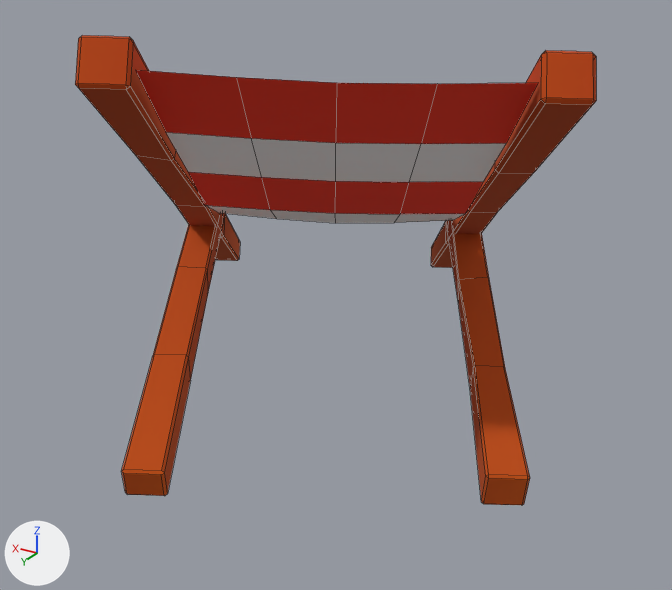
An edit to the FBX model Assets/Art/Models/Outside/Props/BeachChair.fbx, drawn before and after from the same camera.
Camera for both pictures: a 50 mm camera at (-1.009, 1.659, 0.979) aimed at (-0.073, 0.099, 0.199). Arrows for +X, +Y and +Z are at lower left; the lights stay in place. Mesh edges are drawn as thin lines. Objects named as collision shapes, trigger or cutter boxes, shadow casters or lower levels of detail are left out. Where no turn or scale is listed for an object, it has been applied to the vertices.

The first picture shows 'BeachChari_LOD0'.
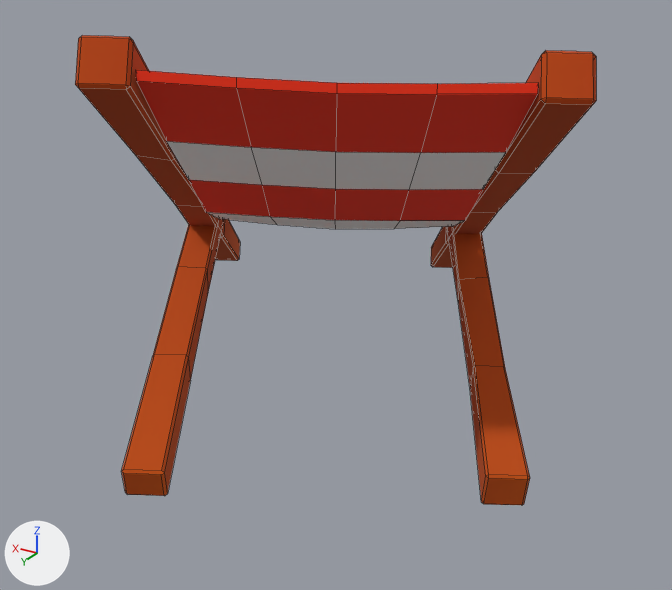
Pixel boxes [x1, y1, x2, y2] of what changed, in the pictures (672 x 590 px):
part 1 of me_cube_008, added: after [135, 70, 538, 229]

What the commit changed:
me_cube_008 is used by ob_beachchari_lod0; location (0.0, 0.0, 0.0).
me_cube_008 had 227 vertices, 222 faces and spanned x -0.664..0.605, y -0.706..0.758, z -0.013..0.805.
me_cube_008 now has 262 vertices, 266 faces and spans x -0.664..0.605, y -0.706..0.758, z -0.013..0.805.
Part 1, on me_cube_008:
23 vertices are added at x -0.49..0.266, y -0.341..0.637, z 0.24..0.738.
7 new vertices lie (0.0, 0.001, -0.014) away from vertices in x -0.186..0.483, y -0.584..0.369, z 0.279..0.51.
5 new vertices lie (-0.001, 0.001, -0.014) away from vertices in x -0.59..0.384, y -0.447..0.704, z 0.268..0.762.
44 new faces join them.
